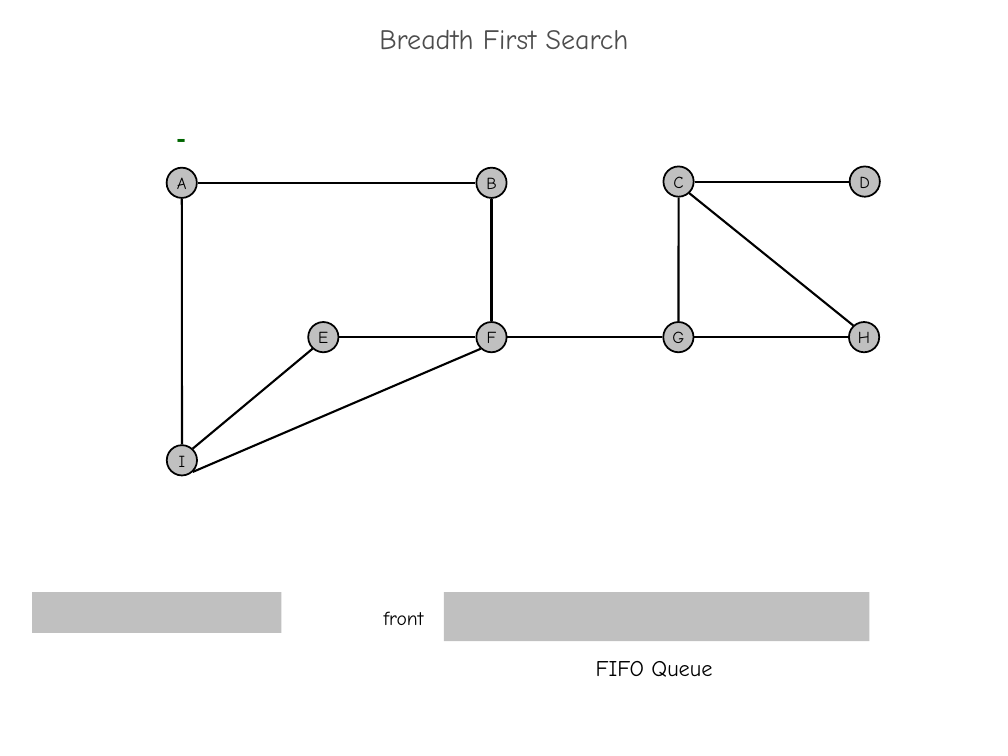
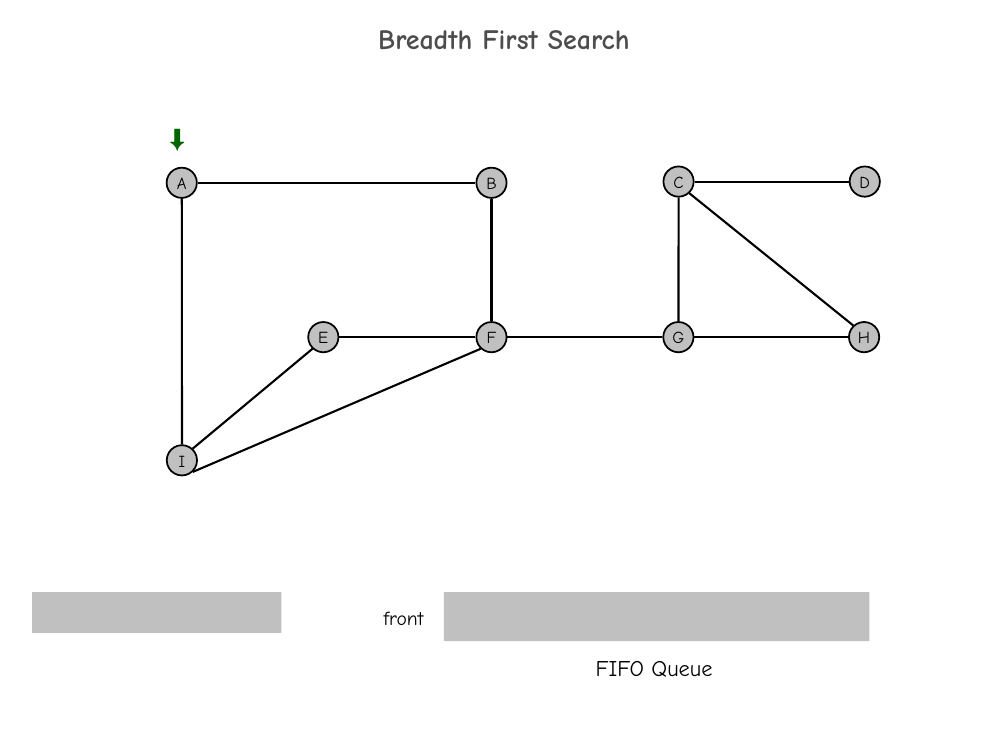
Before and after one commit to Cy-FairCS/cs3, a slide deck: slide 1 of u09a_graphTheory/notes/2 BFS_BreadthFirstSearch/Breadth-First Search.pptx. Drawn at 1008x756 pixels with LibreOffice and Linux fonts; fonts in the diff are those of the drawing. Boxes give left, top, right and bottom in pixels: in the first picture for what was removed or moved away, otherwise in the second. Text is boxed around its words. In the diff, an @@ line names an element or a change of style, - is before the commit and + after.

```diff
--- a/u09a_graphTheory/notes/2 BFS_BreadthFirstSearch/Breadth-First Search.pptx
+++ b/u09a_graphTheory/notes/2 BFS_BreadthFirstSearch/Breadth-First Search.pptx
@@ title "Breadth First Search" at [378,30,630,50]: bold on @@
@@ text at [159,117,197,157]: text changed @@
--
+⬇
```
Also in this commit, not shown: 25 other slides changed, 31 other files.
